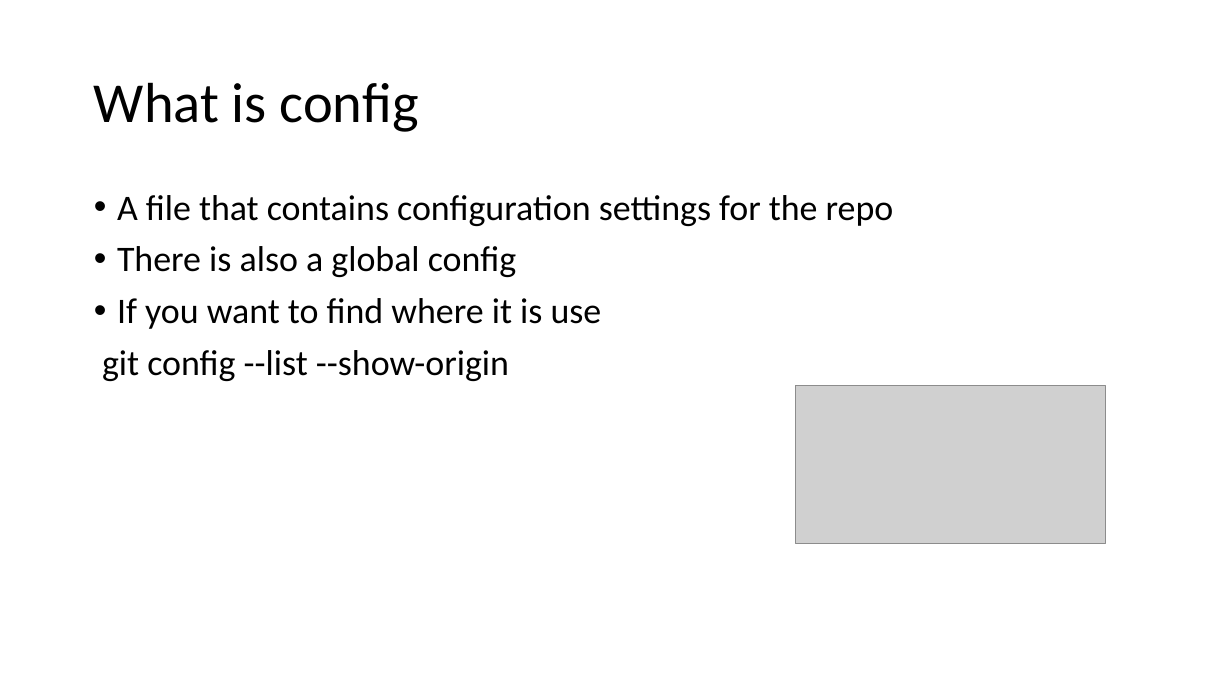
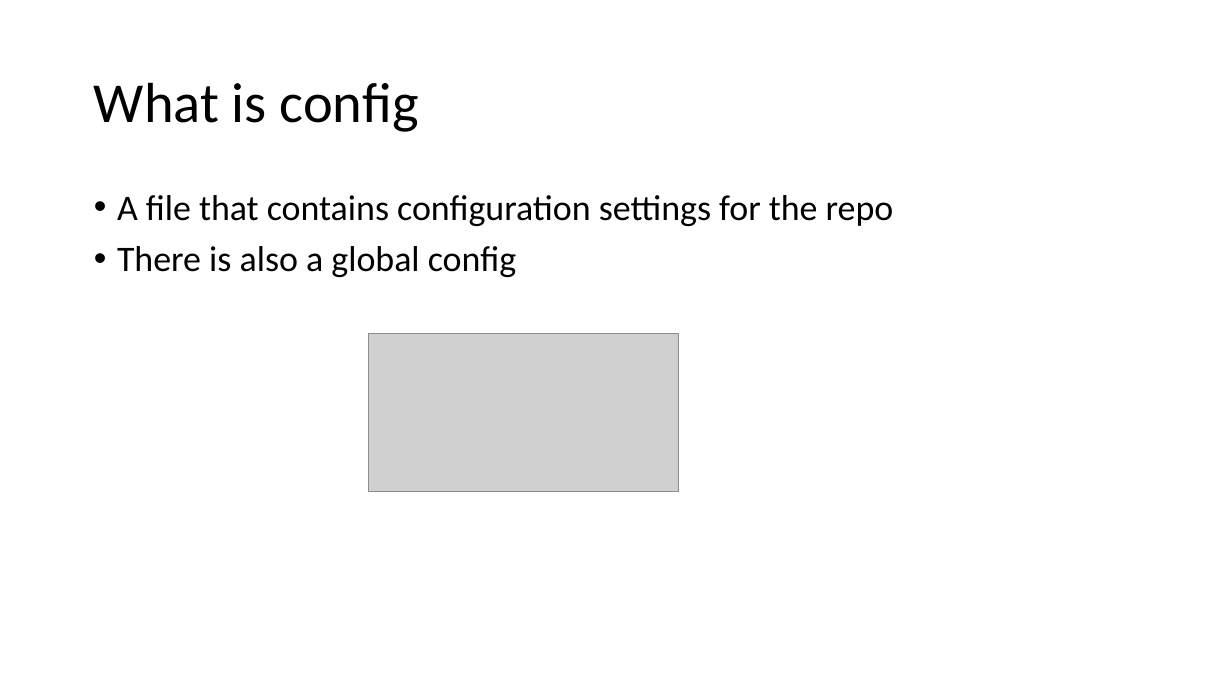
Before and after one commit to milodotnet/bootcamp, a slide deck: slide 27 of SourceControlPresentation.pptx (slide 21 before the commit). Drawn at 1232x693 pixels with LibreOffice and Linux fonts; fonts in the diff are those of the drawing; grey boxes stand for pictures. Boxes give left, top, right and bottom in pixels: in the first picture for what was removed or moved away, otherwise in the second. Text is boxed around its words. In the diff, an @@ line names an element or a change of style, - is before the commit and + after.

```diff
--- a/SourceControlPresentation.pptx
+++ b/SourceControlPresentation.pptx
@@ text at box(102, 298, 602, 381): paragraphs removed @@
-• If you want to find where it is use
-git config --list --show-origin
@@ picture: place and size @@
-picture at box(796, 385, 1105, 543)
+picture at box(369, 334, 678, 492)
```
Also in this commit, not shown: 18 other slides changed, 52 slides added, 9 slides removed.
